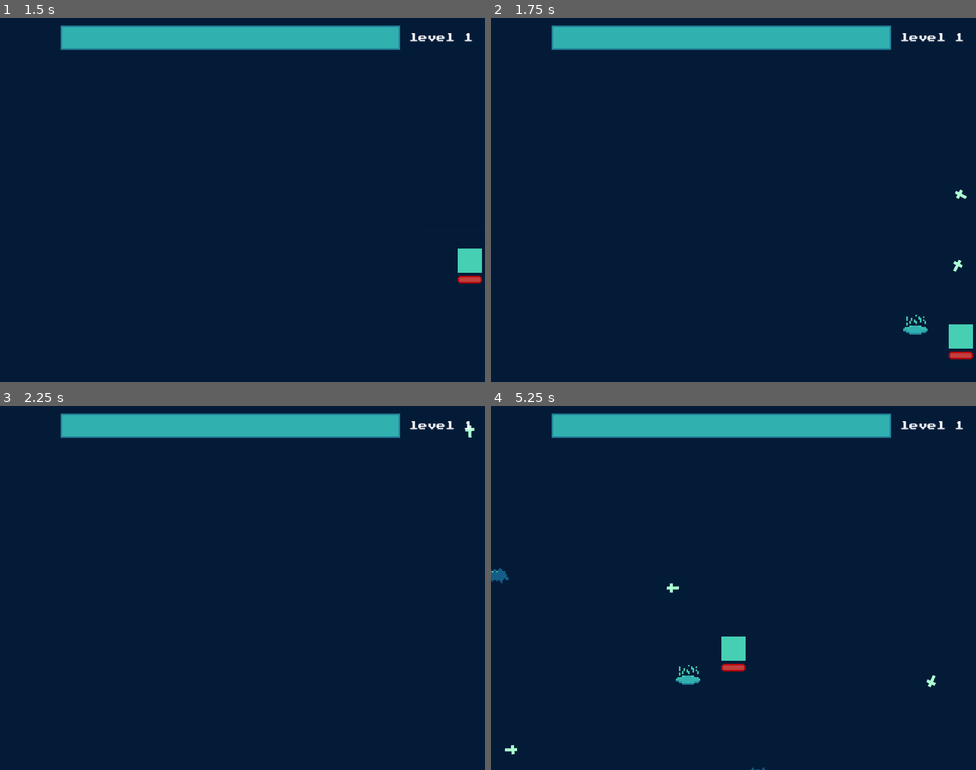
Above: before the commit, frames 1-4 (two rows, left to right).
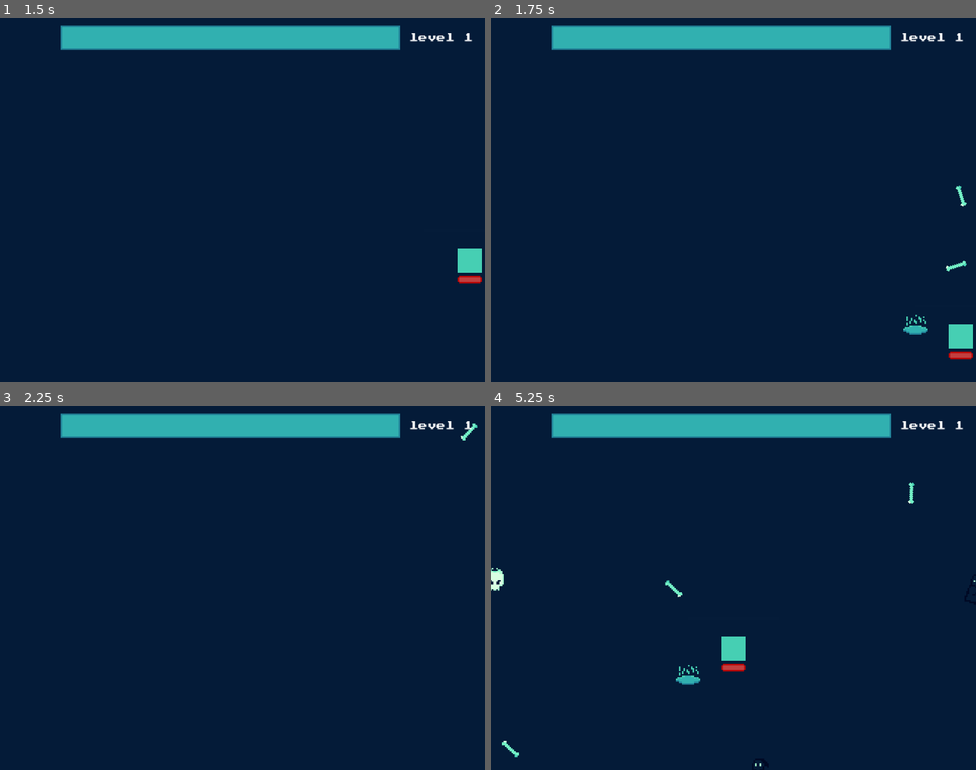
Above: after the commit, the same moments.

Repository: luisgthub/bheaven
Game: Godot game, scene res://main.tscn
Two runs of this game, one before a commit and one after it. Both use one fixed random seed, a clock stepped at 60 frames per second and the inputs below.
Inputs:
- Up to frame 1 (1.5 s): tap Enter at 0.5 s; hold D (right) 0.53-1.28 s; hold S (down) from 1.28 s (still down)
- Up to frame 2 (1.75 s): keep holding S (down)
- Up to frame 3 (2.25 s): release S (down) at 2.03 s; hold D (right) from 2.03 s (still down)
- Up to frame 4 (5.25 s): tap Space at 2.75 s; release D (right) at 2.78 s; hold W (up) 2.78-3.53 s; tap Enter at 3.5 s; hold A (left) 3.53-5.03 s; hold S (down) from 5.03 s (still down)

Frame 1 is identical in both runs. In frame 2, 0.1% of the frame differs, in the area x 93-99%, y 46-70%; in frame 3, less than 0.1%; in frame 4, 0.4%, in the area x 0-100%, y 21-100%.

Commit message:
new sprites and icons
Added new enemy sprites
Added new upgrade icons
Added weapon sprites

Diff:
--- a/enemies/base_enemy.gd
+++ b/enemies/base_enemy.gd
@@ -4,32 +4,54 @@
 @export var drop_scene:PackedScene
 var enemy_speed = 10
 var target = null
-@export var enemy_data:EnemyData
+@export var enemy_bat:EnemyData
+@export var enemy_ghost:EnemyData
+@export var enemy_skull:EnemyData
+@export var enemy_mage:EnemyData
+var enemy_data_list = []
 @onready var timer = $Timer
 var life:int
 var damage:int
+@onready var anim_player: AnimationPlayer = $AnimationPlayer
 var enemy_name:String
 @onready var sprite: Sprite2D = $Sprite2D
 func _ready() -> void:
+	enemy_data_list = [enemy_bat,enemy_ghost,enemy_skull,enemy_mage]
+	print("enemydata",enemy_data_list)
+	var enemy_data = enemy_data_list.pick_random()
 	if enemy_data:
+		#stats
 		enemy_name=enemy_data.enemy_name
 		life=enemy_data.life
 		damage=enemy_data.damage
-		print("Nome do inimigo carregado: ", enemy_name)
-		print("Textura no Resource: ", enemy_data.sprite)
-		print("life",life)
+		#texture
 	if sprite and enemy_data.sprite:
 		sprite.texture = enemy_data.sprite
+		sprite.hframes = enemy_data.h_frames
+		sprite.vframes = enemy_data.v_frames
+		anim_player.play("idle")
+		#print("Nome do inimigo carregado: ", enemy_name)
+		#print("Textura no Resource: ", enemy_data.sprite)
+		#print("life",life)
 func make_xp_drop():
 	var drop_chance = randf()
 	if drop_chance<=0.5:
 		var inst = drop_scene.instantiate()
 		inst.global_position = global_position
 		get_tree().current_scene.add_child(inst)
+var tween:Tween
+func white_on_hit():
+
+	if tween and tween.is_valid():
+		tween.kill()
+	$Sprite2D.modulate = Color(5, 5, 5, 1)
+	tween = create_tween()
+	tween.tween_property($Sprite2D,"modulate",Color.WHITE,0.1)
 
 func enemy_take_damage(damage_value:int):
 	life-= damage_value
 	print("dano tomado",life)
+	white_on_hit()
 	var explo = get_node_or_null("explosion")
 	if life<=0:
 
--- a/enemies/bat.tres
+++ b/enemies/bat.tres
@@ -1,10 +1,12 @@
 [gd_resource type="Resource" script_class="EnemyData" format=3 uid="uid://ddb72nf6k5equ"]
 
 [ext_resource type="Script" uid="uid://cetdhctxd4jpv" path="res://enemy_data.gd" id="1_s3307"]
+[ext_resource type="Texture2D" uid="uid://yiemehwpwa2d" path="res://assets/bat.png" id="2_hiv56"]
 
 [resource]
 script = ExtResource("1_s3307")
 enemy_name = "bat"
 life = 5
 damage = 5
+sprite = ExtResource("2_hiv56")
 metadata/_custom_type_script = "uid://cetdhctxd4jpv"
--- a/enemies/enemy.tscn
+++ b/enemies/enemy.tscn
@@ -3,7 +3,9 @@
 [ext_resource type="Script" uid="uid://drvwnjakpjhh1" path="res://enemies/base_enemy.gd" id="1_7frlh"]
 [ext_resource type="PackedScene" uid="uid://b32vmq0yu6a42" path="res://drop_xp.tscn" id="2_a6vjd"]
 [ext_resource type="Resource" uid="uid://ddb72nf6k5equ" path="res://enemies/bat.tres" id="2_orwns"]
-[ext_resource type="Texture2D" uid="uid://yiemehwpwa2d" path="res://assets/bat.png" id="4_a6vjd"]
+[ext_resource type="Resource" uid="uid://bhcgowns0qbm6" path="res://enemies/phantom.tres" id="4_a6vjd"]
+[ext_resource type="Resource" uid="uid://dg02x5ofpecpo" path="res://enemies/skull.tres" id="5_07tka"]
+[ext_resource type="Resource" uid="uid://d4cdfhfm4mhnv" path="res://enemies/mage.tres" id="6_3t1x0"]
 
 [sub_resource type="Animation" id="Animation_a6vjd"]
 length = 0.001
@@ -53,7 +55,10 @@
 collision_mask = 2
 script = ExtResource("1_7frlh")
 drop_scene = ExtResource("2_a6vjd")
-enemy_data = ExtResource("2_orwns")
+enemy_bat = ExtResource("2_orwns")
+enemy_ghost = ExtResource("4_a6vjd")
+enemy_skull = ExtResource("5_07tka")
+enemy_mage = ExtResource("6_3t1x0")
 
 [node name="AnimationPlayer" type="AnimationPlayer" parent="CharacterBody2D" unique_id=775937202]
 root_node = NodePath("../..")
@@ -66,7 +71,6 @@
 shape = SubResource("CircleShape2D_a6vjd")
 
 [node name="Sprite2D" type="Sprite2D" parent="CharacterBody2D" unique_id=1984623401]
-texture = ExtResource("4_a6vjd")
 hframes = 3
 
 [node name="explosion" type="CPUParticles2D" parent="CharacterBody2D" unique_id=2114756749]
--- /dev/null
+++ b/enemies/mage.tres
@@ -0,0 +1,12 @@
+[gd_resource type="Resource" script_class="EnemyData" format=3 uid="uid://d4cdfhfm4mhnv"]
+
+[ext_resource type="Script" uid="uid://cetdhctxd4jpv" path="res://enemy_data.gd" id="1_01bvh"]
+[ext_resource type="Texture2D" uid="uid://c23wnd8o7ehi6" path="res://assets/evilmage.png" id="2_adpyf"]
+
+[resource]
+script = ExtResource("1_01bvh")
+enemy_name = "mage"
+life = 60
+damage = 20
+sprite = ExtResource("2_adpyf")
+metadata/_custom_type_script = "uid://cetdhctxd4jpv"
--- /dev/null
+++ b/enemies/phantom.tres
@@ -0,0 +1,12 @@
+[gd_resource type="Resource" script_class="EnemyData" format=3 uid="uid://bhcgowns0qbm6"]
+
+[ext_resource type="Script" uid="uid://cetdhctxd4jpv" path="res://enemy_data.gd" id="1_hka1e"]
+[ext_resource type="Texture2D" uid="uid://qyt6ghco68k3" path="res://assets/phantom.png" id="2_xvmg6"]
+
+[resource]
+script = ExtResource("1_hka1e")
+enemy_name = "ghost"
+life = 30
+damage = 5
+sprite = ExtResource("2_xvmg6")
+metadata/_custom_type_script = "uid://cetdhctxd4jpv"
--- /dev/null
+++ b/enemies/skull.tres
@@ -0,0 +1,12 @@
+[gd_resource type="Resource" script_class="EnemyData" format=3 uid="uid://dg02x5ofpecpo"]
+
+[ext_resource type="Script" uid="uid://cetdhctxd4jpv" path="res://enemy_data.gd" id="1_ev7f0"]
+[ext_resource type="Texture2D" uid="uid://t8xpad1jmns" path="res://assets/flame_head.png" id="2_q2ixj"]
+
+[resource]
+script = ExtResource("1_ev7f0")
+enemy_name = "skull"
+life = 20
+damage = 15
+sprite = ExtResource("2_q2ixj")
+metadata/_custom_type_script = "uid://cetdhctxd4jpv"
--- a/enemy_data.gd
+++ b/enemy_data.gd
@@ -4,9 +4,12 @@
 @export var enemy_name:String
 @export var life:int
 @export var damage:int
-@export var sprite:CompressedTexture2D
 
 
+@export_group("sprite_visual")
+@export var sprite:Texture2D
+@export var h_frames: int = 3 # Como todos têm 3 frames, você já pode deixar padrão aqui se quiser!
+@export var v_frames: int = 1
 
 # Called when the node enters the scene tree for the first time.
 func _ready() -> void:
--- /dev/null
+++ b/ui/upgrade_ui.gd
@@ -0,0 +1,23 @@
+extends Control
+
+
+# Called when the node enters the scene tree for the first time.
+func _ready() -> void:
+	pass # Replace with function body.
+
+
+# Called every frame. 'delta' is the elapsed time since the previous frame.
+func _process(delta: float) -> void:
+	pass
+#gain + 1 projectile
+#movement speed increased 10%
+#gain 10% more area of effect
+#all weapons damage increased 10%
+#experience gem collection range increased 30%
+#character revive 1 time
+
+
+#weapons
+# Candle - Orbit a light candle killing enemies around.
+# Bone - throw a bone killing enemies and boucing on close targets.
+# Holy Water -  bottle falls from skies killing enemies in their direction.
--- /dev/null
+++ b/ui/upgrade_ui.tscn
@@ -0,0 +1,65 @@
+[gd_scene format=3 uid="uid://b6mb01s54pvpx"]
+
+[ext_resource type="Script" uid="uid://bwg1b65xe6jxv" path="res://ui/upgrade_ui.gd" id="1_abe00"]
+[ext_resource type="Texture2D" uid="uid://bj6gsfwr0my36" path="res://assets/upgrade-icons/damageincrease.png" id="2_u1j0f"]
+[ext_resource type="Texture2D" uid="uid://dsxsajdwl1wlh" path="res://assets/upgrade-icons/revive.png" id="3_ji803"]
+[ext_resource type="Texture2D" uid="uid://d01g1cyruhqbd" path="res://assets/upgrade-icons/newprojectile.png" id="4_fmmo1"]
+[ext_resource type="Texture2D" uid="uid://c617xj4j0c21e" path="res://assets/upgrade-icons/description_text.png" id="5_ji803"]
+
+[node name="upgrade_ui" type="Control" unique_id=289602542]
+layout_mode = 3
+anchors_preset = 15
+anchor_right = 1.0
+anchor_bottom = 1.0
+grow_horizontal = 2
+grow_vertical = 2
+script = ExtResource("1_abe00")
+
+[node name="ColorRect" type="ColorRect" parent="." unique_id=1080554112]
+modulate = Color(1, 1, 1, 0.039215688)
+layout_mode = 0
+offset_right = 320.0
+offset_bottom = 240.0
+
+[node name="CenterContainer" type="CenterContainer" parent="." unique_id=437105634]
+layout_mode = 0
+offset_right = 320.0
+offset_bottom = 240.0
+
+[node name="HBoxContainer" type="HBoxContainer" parent="CenterContainer" unique_id=256055982]
+layout_mode = 2
+
+[node name="TextureButton" type="TextureButton" parent="CenterContainer/HBoxContainer" unique_id=1392131357]
+layout_mode = 2
+texture_normal = ExtResource("2_u1j0f")
+
+[node name="TextureButton2" type="TextureButton" parent="CenterContainer/HBoxContainer" unique_id=772252059]
+layout_mode = 2
+texture_normal = ExtResource("3_ji803")
+
+[node name="TextureButton3" type="TextureButton" parent="CenterContainer/HBoxContainer" unique_id=1404117692]
+layout_mode = 2
+texture_normal = ExtResource("4_fmmo1")
+
+[node name="bottom-center" type="CenterContainer" parent="." unique_id=27999439]
+layout_mode = 0
+offset_top = 137.0
+offset_right = 322.0
+offset_bottom = 242.0
+
+[node name="TextureRect" type="TextureRect" parent="bottom-center" unique_id=417902533]
+layout_mode = 2
+texture = ExtResource("5_ji803")
+
+[node name="Label" type="Label" parent="bottom-center" unique_id=2079759325]
+layout_mode = 2
+text = "TEXTO EXEMPLO "
+
+[node name="top-center" type="CenterContainer" parent="." unique_id=708989261]
+layout_mode = 0
+offset_right = 321.0
+offset_bottom = 109.0
+
+[node name="Label" type="Label" parent="top-center" unique_id=1651813991]
+layout_mode = 2
+text = "CHOOSE UPGRADE"
Binary file changed: assets/candle.aseprite
Binary file changed: assets/candle.png
Binary file changed: assets/cross.aseprite
Binary file changed: assets/cross.png
Binary file added: assets/evilmage.aseprite
Binary file added: assets/evilmage.png
Not shown, added: assets/evilmage.png.import
Binary file added: assets/flame_head.aseprite
Binary file added: assets/flame_head.png
Not shown, added: assets/flame_head.png.import
Binary file changed: assets/holywater.aseprite
Binary file added: assets/phantom.aseprite
(and 38 more such lines)
